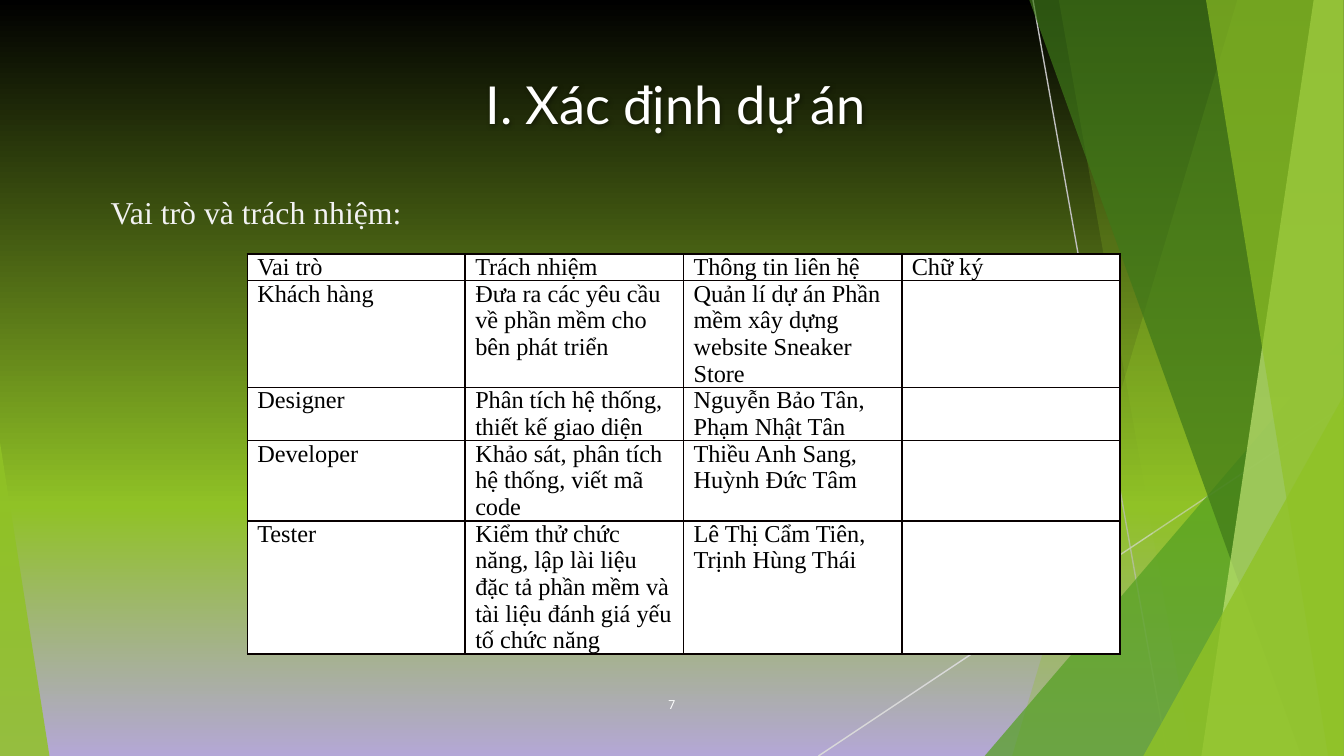
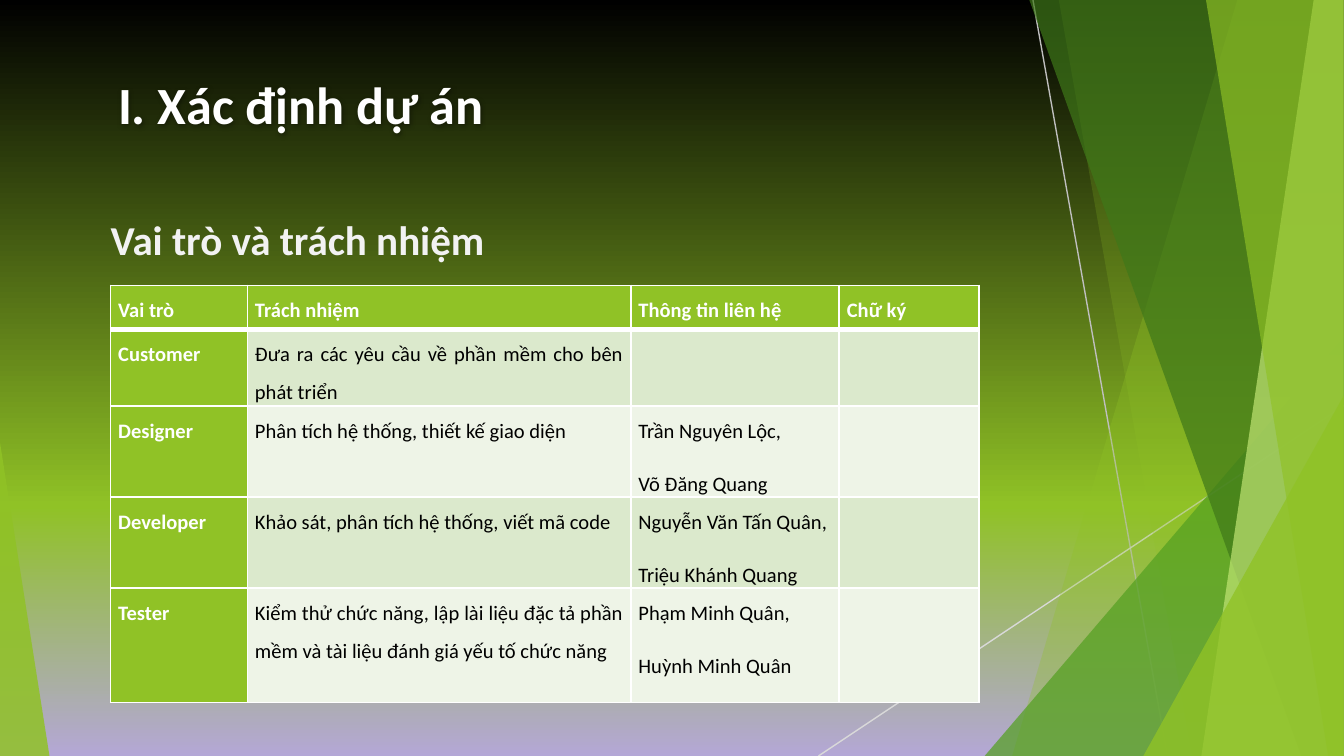
Before and after one commit to EdgarIgnite16/MSP-Project, a slide deck: slide 7 of Report/Nhom9_SingedShop_FinalUltimateVersion.pptx. Drawn at 1344x756 pixels with LibreOffice and Linux fonts; fonts in the diff are those of the drawing. Boxes give left, top, right and bottom in pixels: in the first picture for what was removed or moved away, otherwise in the second. Text is boxed around its words. In the diff, an @@ line names an element or a change of style, - is before the commit and + after.

```diff
--- a/Report/Nhom9_SingedShop_FinalUltimateVersion.pptx
+++ b/Report/Nhom9_SingedShop_FinalUltimateVersion.pptx
@@ text "I. Xác định dự án": place and size @@
-text "I. Xác định dự án" at [485,85,866,134]
+text "I. Xác định dự án" at [118,87,484,134]
@@ text "I. Xác định dự án" at [118,87,484,134]: font Lato to Calibri, bold on; alignment centre to left @@
@@ text at [111,226,484,263]: text changed; size 17 to 22 pt; font Times New Roman to Calibri; bold on @@
-Vai trò và trách nhiệm:
+Vai trò và trách nhiệm
@@ table at [110,285,978,689] @@
-row 2, column 1: Khách hàng
+row 2, column 1: Customer
-row 2, column 3: Quản lí dự án Phần mềm xây dựng website Sneaker Store
+row 2, column 3: 
-row 3, column 3: Nguyễn Bảo Tân, Phạm Nhật Tân
+row 3, column 3: Trần Nguyên Lộc, / Võ Đăng Quang
-row 4, column 3: Thiều Anh Sang, Huỳnh Đức Tâm
+row 4, column 3: Nguyễn Văn Tấn Quân, / Triệu Khánh Quang
-row 5, column 3: Lê Thị Cẩm Tiên, Trịnh Hùng Thái
+row 5, column 3: Phạm Minh Quân, / Huỳnh Minh Quân
@@ fill #FFFFFF to #90C226 in 8 cells @@
@@ fill #FFFFFF to #DBE9CD in 6 cells @@
@@ fill #FFFFFF to #EEF4E8 in 6 cells @@
@@ size 13 to 11 pt, font Times New Roman to Calibri in "Vai trò", "Trách nhiệm", "Thông tin liên hệ", "Chữ ký" and 7 more places @@
@@ text colour #000000 to #FFFFFF, bold on in "Vai trò", "Trách nhiệm", "Thông tin liên hệ", "Chữ ký" and 3 more places @@
@@ alignment left to justified @@
@@ line spacing 1 to 1.5 @@
@@ more space between paragraphs @@
@@ borders changed @@
@@ table: place and size @@
-table at [247,254,1118,691]
+table at [110,285,978,689]
@@ page number removed at [668,700,675,709] @@
-7
```
Also in this commit, not shown: 17 other slides changed, 1 slide added, 3 slides removed, 6 other files.
